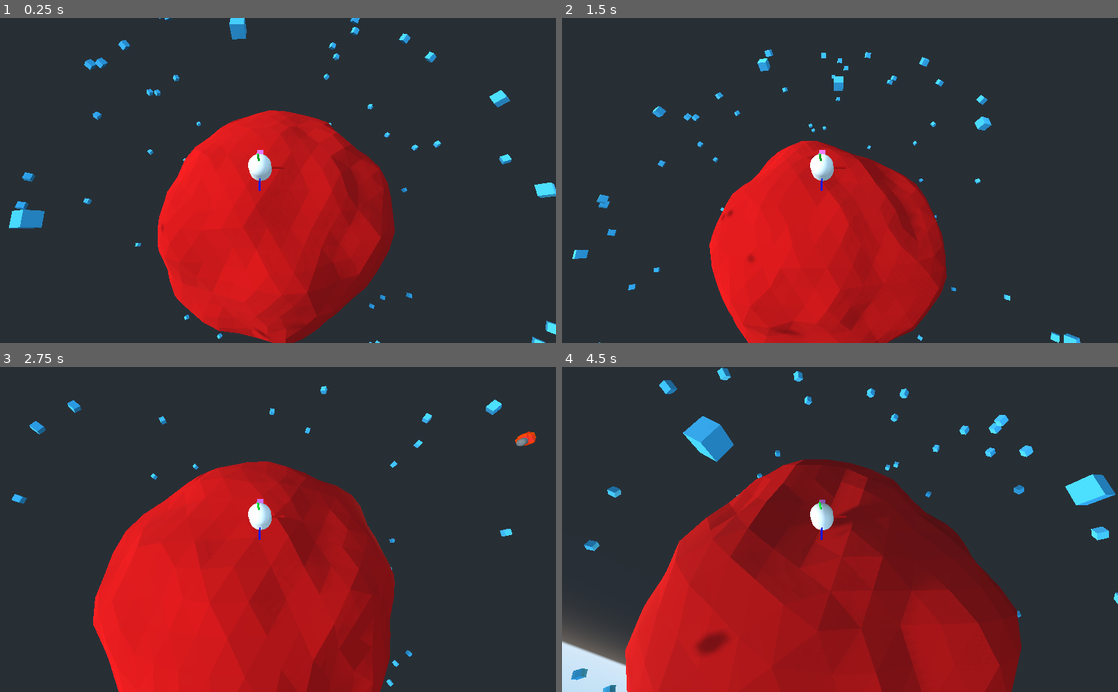
Above: before the commit, frames 1-4 (two rows, left to right).
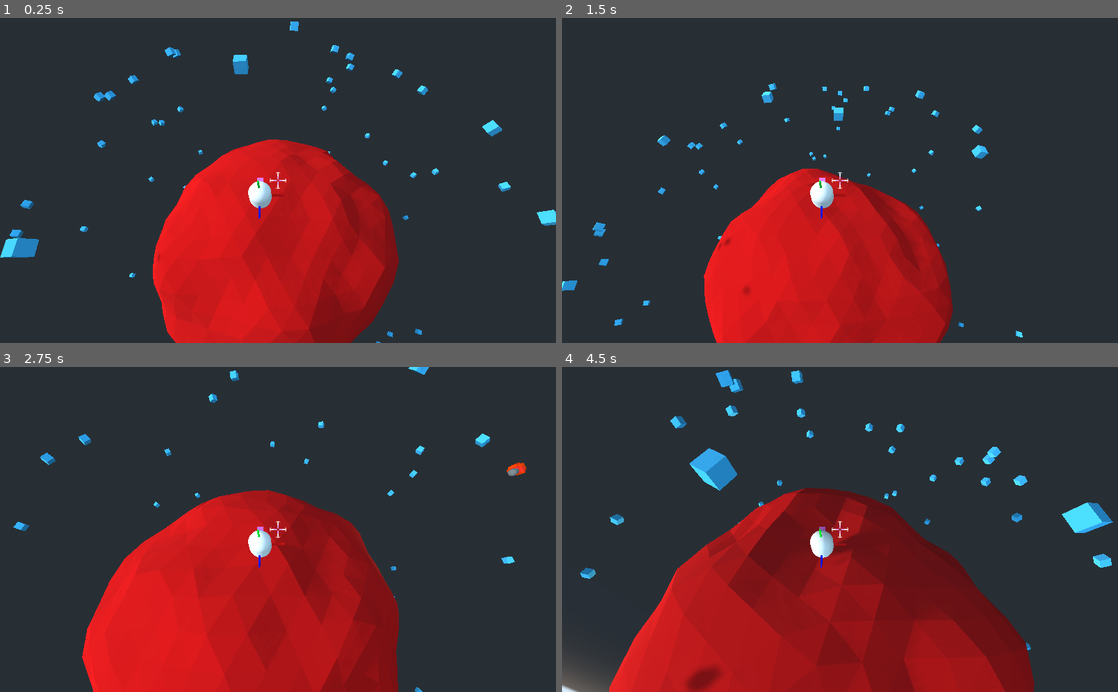
Above: after the commit, the same moments.

Repository: kevinms/godot-wild-jam-23
Game: Godot game, scene res://Game.tscn
Same seed, same stepped clock (60 frames per second), same inputs: the game is played once before the commit and once after it.
Inputs (mouse positions are in pixels of both pictures, inside the frame that each line leads up to):
- Up to frame 1 (0.25 s): no input
- Up to frame 2 (1.5 s): tap Enter (enter) at 0.5, 0.6, 1.35 s; move the mouse to (867, 180) at 0.52 s; hold W (forward) from 0.53 s (still down); click (867, 180) at 0.67 s; tap Space (jump) at 0.77 s; move the mouse to (812, 180) at 1.27 s
- Up to frame 3 (2.75 s): keep holding W (forward); tap Space (jump) at 1.52 s; move the mouse to (289, 523) at 2.02 s; press the mouse at (289, 523) at 2.03 s; tap Enter (enter) at 2.3 s
- Up to frame 4 (4.5 s): keep holding W (forward); move the mouse to (834, 536) at 2.77 s; release the mouse at (834, 536) at 2.78 s; tap Enter (enter) at 2.85, 3.6 s; click (834, 536) at 2.92 s; tap Space (jump) at 3.02, 3.77 s; move the mouse to (878, 532) at 3.52 s; move the mouse to (795, 526) at 4.27 s; click (795, 526) at 4.35 s

The runs differ from the first frame. In frame 1, 14% of the frame differs, in the area x 0-100%, y 0-100%; in frame 2, 9.7%; in frame 3, 11%; in frame 4, 19%.

Commit message:
Added a crosshair and attempting to line up the 3rd person camera in a way that feels decent.

Diff:
--- a/CameraRig.gd
+++ b/CameraRig.gd
@@ -5,6 +5,9 @@
 
 onready var min_dist = $Camera.translation.normalized() * 5
 onready var max_dist = $Camera.translation.normalized() * 20
+
+func _ready():
+	$Camera.look_at(global_transform.origin, Vector3.UP)
 
 func _unhandled_input(event):
 	if Input.get_mouse_mode() != Input.MOUSE_MODE_CAPTURED:
@@ -21,3 +24,7 @@
 		if event.button_index == BUTTON_WHEEL_DOWN:
 			var camera_pos = $Camera.transform.origin
 			$Camera.transform.origin = camera_pos.move_toward(max_dist, camera_pos.length() * zoom_sensitivity)
+
+func _process(delta):
+	var screen_center = get_viewport().size / 2
+	$Camera/Crosshair.position = screen_center
--- a/Game.tscn
+++ b/Game.tscn
@@ -1,9 +1,10 @@
-[gd_scene load_steps=11 format=2]
+[gd_scene load_steps=12 format=2]
 
 [ext_resource path="res://CameraRig.gd" type="Script" id=1]
 [ext_resource path="res://Player.tscn" type="PackedScene" id=2]
 [ext_resource path="res://Game.gd" type="Script" id=3]
 [ext_resource path="res://Icosphere.tscn" type="PackedScene" id=4]
+[ext_resource path="res://assets/crosshair.png" type="Texture" id=5]
 
 [sub_resource type="CubeMesh" id=1]
 
@@ -63,4 +64,7 @@
 current = true
 far = 200.0
 
+[node name="Crosshair" type="Sprite" parent="Player/CameraRig/Camera"]
+texture = ExtResource( 5 )
+
 [node name="Planet" parent="." instance=ExtResource( 4 )]
--- /dev/null
+++ b/crosshair.gd
@@ -0,0 +1,11 @@
+extends Sprite
+
+
+# Declare member variables here. Examples:
+# var a = 2
+# var b = "text"
+
+
+# Called when the node enters the scene tree for the first time.
+func _ready():
+	pass # Replace with function body.
Binary file added: assets/crosshair.png
Not shown, changed: .gitignore
Not shown, added: assets/crosshair.xcf
